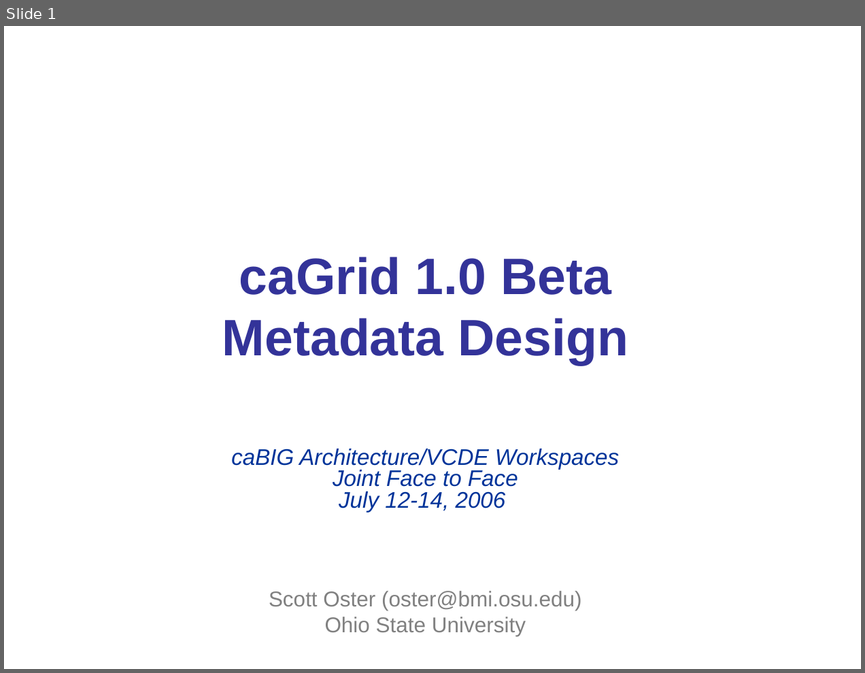
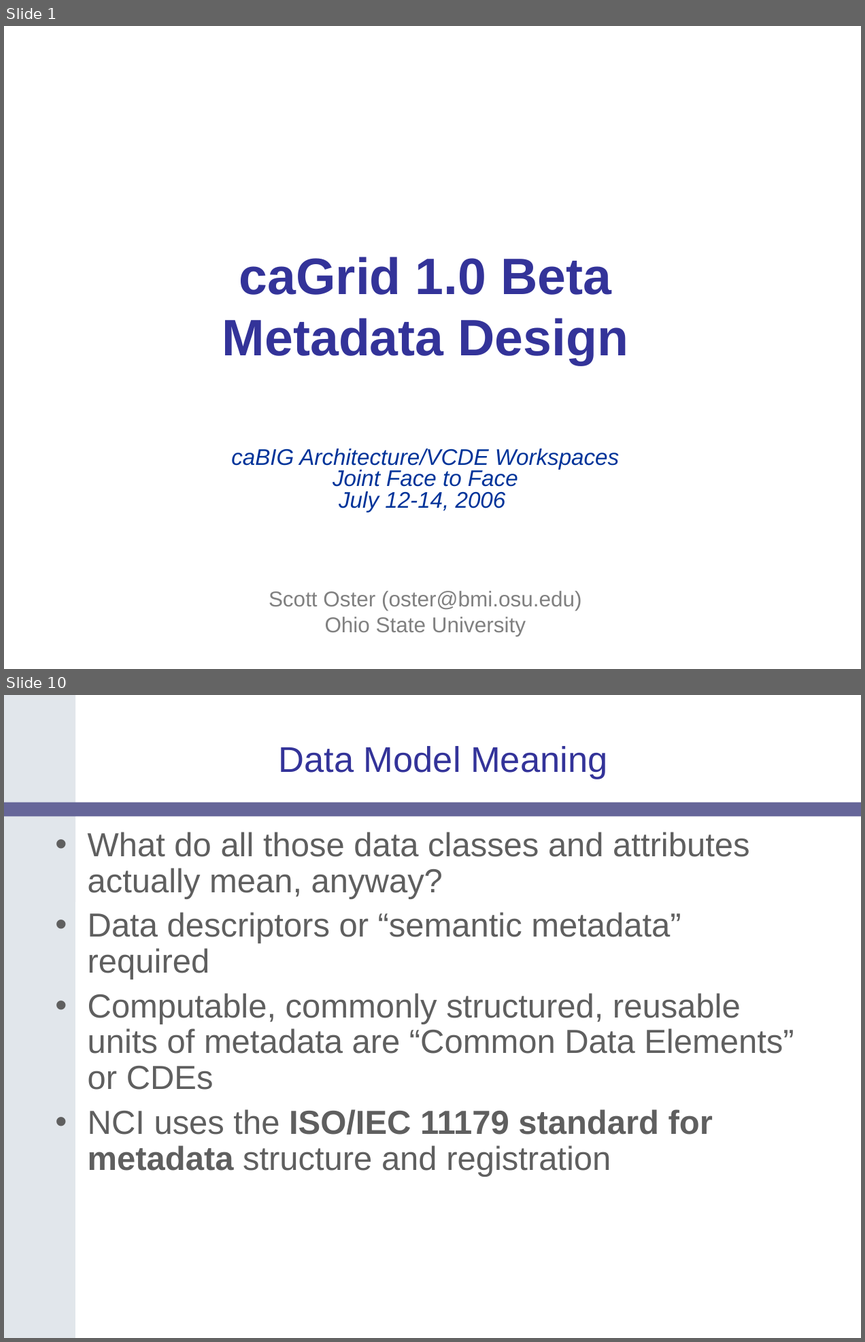
Before and after one commit to NCIP/cagrid-portal, a slide deck: cagrid-1-0/Documentation/presentations/200607_VCDE_ARCH/caGrid-1.0_Beta_Metadata.ppt. Shown one above the other, each under a label of ours: slide 1 before the commit, slides 1 and 10 after it; the slides between them are not shown. The pictures are 865x673 and 865x1342 pixels, drawn with LibreOffice and Linux fonts; fonts in the diff are those of the drawing; background and template pictures are left out. Boxes give left, top, right and bottom in pixels: in the first picture for what was removed or moved away, otherwise in the second. Text is boxed around its words. In the diff, an @@ line names an element or a change of style, - is before the commit and + after.

```diff
--- a/cagrid-1-0/Documentation/presentations/200607_VCDE_ARCH/caGrid-1.0_Beta_Metadata.ppt
+++ b/cagrid-1-0/Documentation/presentations/200607_VCDE_ARCH/caGrid-1.0_Beta_Metadata.ppt
@@ slide 10 added at bbox=[4, 695, 861, 1338], background #FFFFFF @@
@@ freeform shape added at bbox=[4, 695, 75, 1338], fill #E1E6EB @@
@@ title added at bbox=[278, 746, 607, 779], 30 pt, text #333399 @@
+Data Model Meaning
@@ rounded rectangle added at bbox=[4, 802, 861, 817], fill #666699 @@
@@ text added at bbox=[88, 832, 793, 1176], 28 pt, text #5F5F5F @@
+• What do all those data classes and attributes actually mean, anyway?
+• Data descriptors or “semantic metadata” required
+• Computable, commonly structured, reusable units of metadata are “Common Data Elements” or CDEs
+• NCI uses the ISO/IEC 11179 standard for metadata structure and registration
```
Also in this commit, not shown: 41 other slides added, 1 slide removed.
